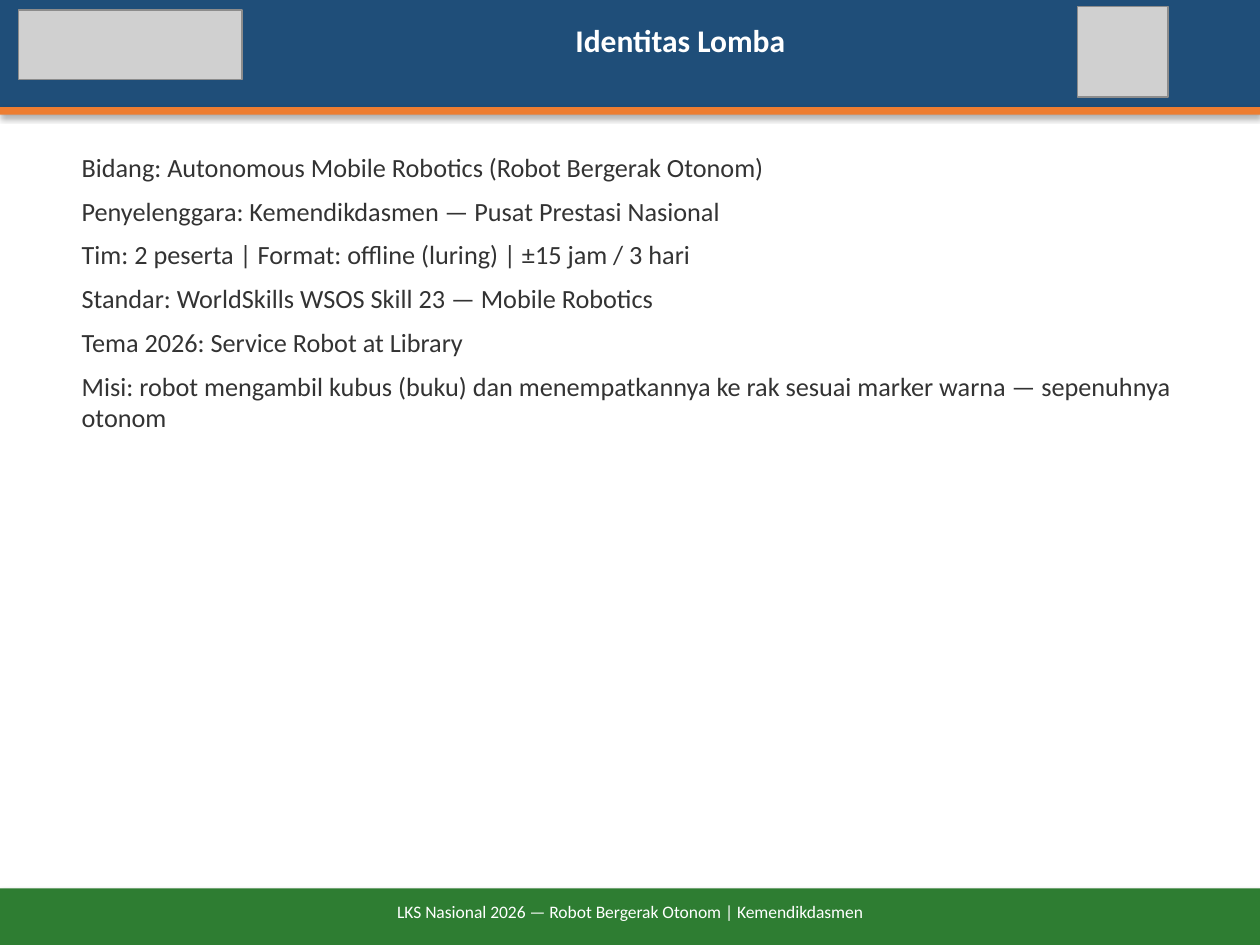
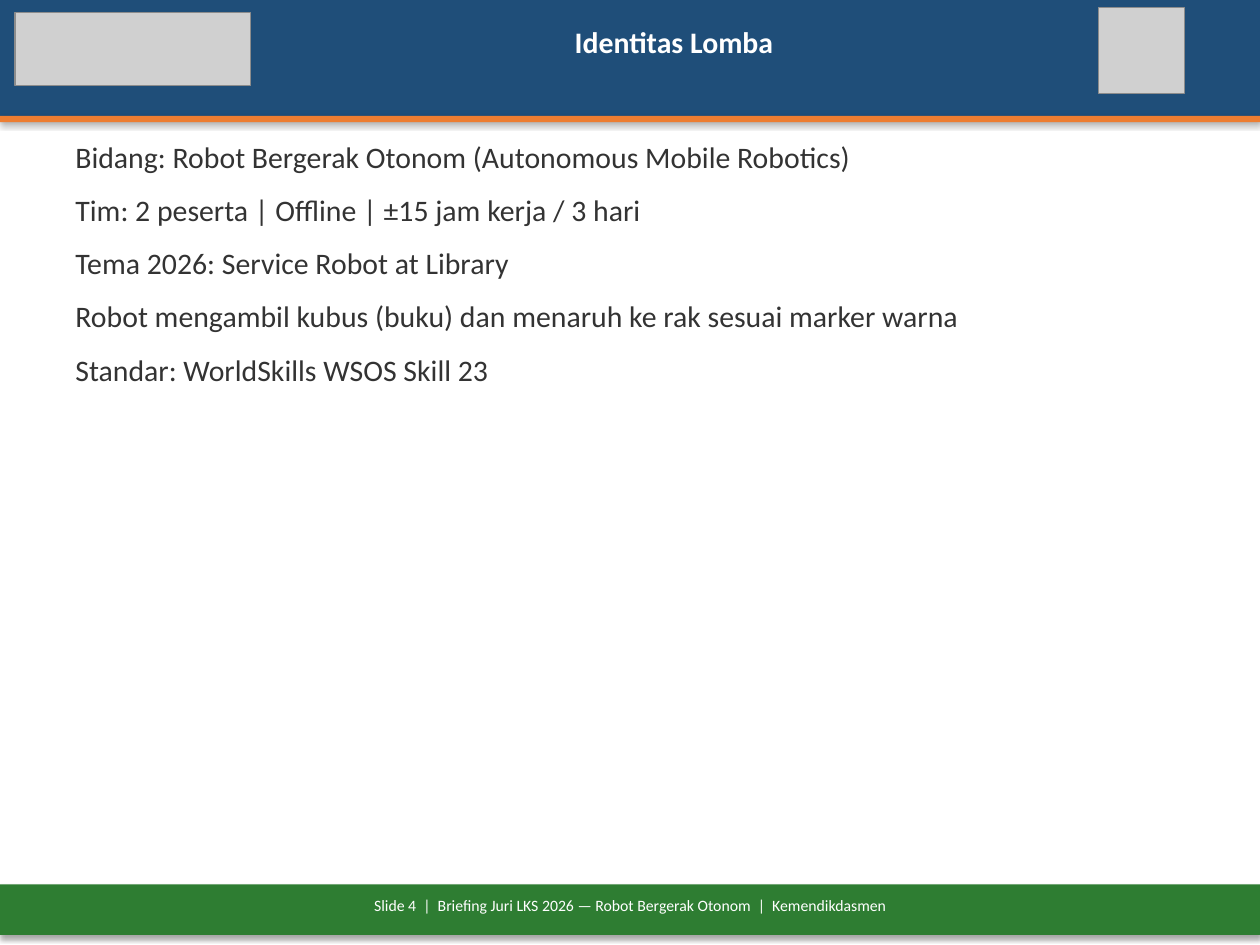
Before and after one commit to antonprafanto/LKS2026, a slide deck: slide 4 of docs/Briefing-Juri-LKS2026-Robot-Otonom.pptx (slide 3 before the commit). Drawn at 1260x945 pixels with LibreOffice and Linux fonts; fonts in the diff are those of the drawing; grey boxes stand for pictures. Boxes give left, top, right and bottom in pixels: in the first picture for what was removed or moved away, otherwise in the second. Text is boxed around its words. In the diff, an @@ line names an element or a change of style, - is before the commit and + after.

```diff
--- a/docs/Briefing-Juri-LKS2026-Robot-Otonom.pptx
+++ b/docs/Briefing-Juri-LKS2026-Robot-Otonom.pptx
@@ rectangle resized from (x1=0, y1=0, x2=1260, y2=107) to (x1=0, y1=0, x2=1260, y2=116) @@
@@ picture resized from (x1=19, y1=10, x2=242, y2=79) to (x1=15, y1=13, x2=251, y2=86) @@
@@ text "Identitas Lomba" at (x1=575, y1=32, x2=773, y2=54): size 18 to 17 pt; more space between paragraphs @@
@@ picture resized from (x1=1077, y1=6, x2=1168, y2=97) to (x1=1099, y1=8, x2=1184, y2=93) @@
@@ rectangle moved from (x1=0, y1=107, x2=1260, y2=115) to (x1=0, y1=116, x2=1260, y2=122) @@
@@ text "Bidang: Robot Bergerak Otonom (Autonomous ..." moved from (x1=82, y1=158, x2=1170, y2=427) to (x1=75, y1=146, x2=958, y2=381) @@
@@ text at (x1=75, y1=146, x2=850, y2=226): text changed; size 15 to 17 pt @@
-Bidang: Autonomous Mobile Robotics (Robot Bergerak Otonom)
-Penyelenggara: Kemendikdasmen — Pusat Prestasi Nasional
-Tim: 2 peserta | Format: offline (luring) | ±15 jam / 3 hari
-Standar: WorldSkills WSOS Skill 23 — Mobile Robotics
+Bidang: Robot Bergerak Otonom (Autonomous Mobile Robotics)
+Tim: 2 peserta | Offline | ±15 jam kerja / 3 hari
@@ text at (x1=75, y1=253, x2=509, y2=279): size 15 to 17 pt in "Tema 2026: Service Robot at Library"; more space between paragraphs @@
@@ text at (x1=75, y1=305, x2=958, y2=381): text changed; size 15 to 17 pt @@
-Misi: robot mengambil kubus (buku) dan menempatkannya ke rak sesuai marker warna — sepenuhnya otonom
+Robot mengambil kubus (buku) dan menaruh ke rak sesuai marker warna
+Standar: WorldSkills WSOS Skill 23
@@ rectangle resized from (x1=0, y1=888, x2=1260, y2=945) to (x1=0, y1=885, x2=1260, y2=935) @@
@@ text at (x1=374, y1=900, x2=886, y2=914): text changed; size 10 to 9 pt @@
-LKS Nasional 2026 — Robot Bergerak Otonom | Kemendikdasmen
+Slide 4 | Briefing Juri LKS 2026 — Robot Bergerak Otonom | Kemendikdasmen
```
Also in this commit, not shown: 16 other slides changed, 6 slides added, 3 slides removed, 2 other files.
